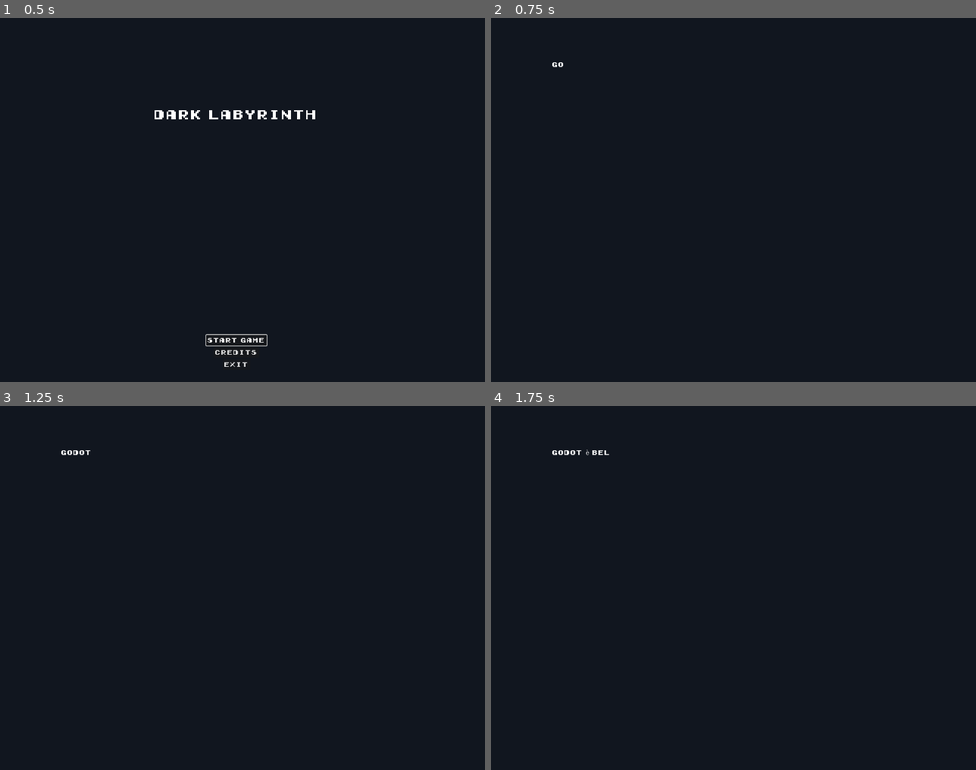
Above: before the commit, frames 1-4 (two rows, left to right).
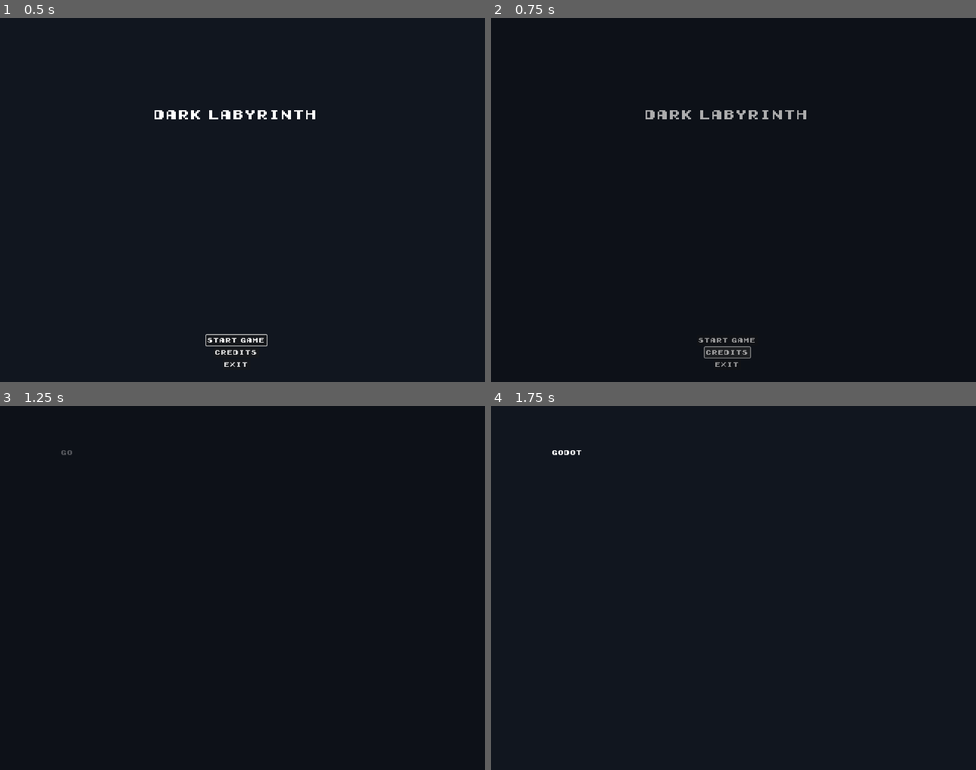
Above: after the commit, the same moments.

Repository: SimoneTomasella2002/DarkMaze
Game: Godot game, scene res://scenes/ui/menus/main_menu/main_menu.tscn
Two runs of this game, one before a commit and one after it. Both use one fixed random seed, a clock stepped at 60 frames per second and the inputs below.
Inputs:
- Up to frame 1 (0.5 s): no input
- Up to frame 2 (0.75 s): click "Credits" at 0.5 s
- Up to frame 3 (1.25 s): no input
- Up to frame 4 (1.75 s): no input

Frame 1 is identical in both runs. In frame 2, 0.7% of the frame differs, in the area x 12-65%, y 12-96%; in frame 3, less than 0.1%; in frame 4, less than 0.1%.

Commit message:
Added scene transition autoload

Diff:
--- a/project.godot
+++ b/project.godot
@@ -15,6 +15,10 @@
 config/features=PackedStringArray("4.3", "Forward Plus")
 config/icon="res://icon.svg"
 
+[autoload]
+
+FadeTransition="*res://scenes/transitions/fade_transition.tscn"
+
 [display]
 
 window/size/viewport_width=1280
@@ -22,28 +26,44 @@
 
 [input]
 
+ui_accept={
+"deadzone": 0.5,
+"events": [Object(InputEventKey,"resource_local_to_scene":false,"resource_name":"","device":0,"window_id":0,"alt_pressed":false,"shift_pressed":false,"ctrl_pressed":false,"meta_pressed":false,"pressed":false,"keycode":4194309,"physical_keycode":0,"key_label":0,"unicode":0,"location":0,"echo":false,"script":null)
+, Object(InputEventKey,"resource_local_to_scene":false,"resource_name":"","device":0,"window_id":0,"alt_pressed":false,"shift_pressed":false,"ctrl_pressed":false,"meta_pressed":false,"pressed":false,"keycode":4194310,"physical_keycode":0,"key_label":0,"unicode":0,"location":0,"echo":false,"script":null)
+, Object(InputEventKey,"resource_local_to_scene":false,"resource_name":"","device":0,"window_id":0,"alt_pressed":false,"shift_pressed":false,"ctrl_pressed":false,"meta_pressed":false,"pressed":false,"keycode":32,"physical_keycode":0,"key_label":0,"unicode":32,"location":0,"echo":false,"script":null)
+, Object(InputEventJoypadButton,"resource_local_to_scene":false,"resource_name":"","device":-1,"button_index":0,"pressure":0.0,"pressed":true,"script":null)
+]
+}
 up={
 "deadzone": 0.5,
 "events": [Object(InputEventKey,"resource_local_to_scene":false,"resource_name":"","device":-1,"window_id":0,"alt_press …(195 unchanged characters)…
 , Object(InputEventKey,"resource_local_to_scene":false,"resource_name":"","device":-1,"window_id":0,"alt_pressed":false …(183 unchanged characters)…
+, Object(InputEventJoypadMotion,"resource_local_to_scene":false,"resource_name":"","device":-1,"axis":1,"axis_value":-1.0,"script":null)
+, Object(InputEventJoypadButton,"resource_local_to_scene":false,"resource_name":"","device":-1,"button_index":11,"pressure":0.0,"pressed":true,"script":null)
 ]
 }
 down={
 "deadzone": 0.5,
 "events": [Object(InputEventKey,"resource_local_to_scene":false,"resource_name":"","device":-1,"window_id":0,"alt_press …(195 unchanged characters)…
 , Object(InputEventKey,"resource_local_to_scene":false,"resource_name":"","device":-1,"window_id":0,"alt_pressed":false …(183 unchanged characters)…
+, Object(InputEventJoypadMotion,"resource_local_to_scene":false,"resource_name":"","device":-1,"axis":1,"axis_value":1.0,"script":null)
+, Object(InputEventJoypadButton,"resource_local_to_scene":false,"resource_name":"","device":-1,"button_index":12,"pressure":0.0,"pressed":true,"script":null)
 ]
 }
 left={
 "deadzone": 0.5,
 "events": [Object(InputEventKey,"resource_local_to_scene":false,"resource_name":"","device":-1,"window_id":0,"alt_press …(195 unchanged characters)…
 , Object(InputEventKey,"resource_local_to_scene":false,"resource_name":"","device":-1,"window_id":0,"alt_pressed":false …(182 unchanged characters)…
+, Object(InputEventJoypadMotion,"resource_local_to_scene":false,"resource_name":"","device":-1,"axis":0,"axis_value":-1.0,"script":null)
+, Object(InputEventJoypadButton,"resource_local_to_scene":false,"resource_name":"","device":-1,"button_index":13,"pressure":0.0,"pressed":true,"script":null)
 ]
 }
 right={
 "deadzone": 0.5,
 "events": [Object(InputEventKey,"resource_local_to_scene":false,"resource_name":"","device":-1,"window_id":0,"alt_press …(195 unchanged characters)…
 , Object(InputEventKey,"resource_local_to_scene":false,"resource_name":"","device":-1,"window_id":0,"alt_pressed":false …(183 unchanged characters)…
+, Object(InputEventJoypadMotion,"resource_local_to_scene":false,"resource_name":"","device":-1,"axis":0,"axis_value":1.0,"script":null)
+, Object(InputEventJoypadButton,"resource_local_to_scene":false,"resource_name":"","device":-1,"button_index":14,"pressure":0.0,"pressed":true,"script":null)
 ]
 }
 menu={
--- /dev/null
+++ b/scenes/transitions/fade_transition.gd
@@ -0,0 +1,25 @@
+extends CanvasLayer
+
+@onready var color_rect = $ColorRect
+@onready var animation_player = $AnimationPlayer
+
+# Called when the node enters the scene tree for the first time.
+func _ready() -> void:
+	color_rect.visible = false
+
+# Called every frame. 'delta' is the elapsed time since the previous frame.
+func _process(delta: float) -> void:
+	pass
+
+
+func load_scene(next_scene:String) -> void:
+	animation_player.play("fade")
+	await animation_player.animation_finished
+	get_tree().change_scene_to_file(next_scene)
+	animation_player.play_backwards("fade")
+
+func reload_scene() -> void:
+	animation_player.play("fade")
+	await animation_player.animation_finished
+	get_tree().reload_current_scene()
+	animation_player.play_backwards("fade")
--- /dev/null
+++ b/scenes/transitions/fade_transition.tscn
@@ -0,0 +1,80 @@
+[gd_scene load_steps=5 format=3 uid="uid://lvpei1dcof6e"]
+
+[ext_resource type="Script" path="res://scenes/transitions/fade_transition.gd" id="1_wcavm"]
+
+[sub_resource type="Animation" id="Animation_ql15r"]
+length = 0.001
+tracks/0/type = "value"
+tracks/0/imported = false
+tracks/0/enabled = true
+tracks/0/path = NodePath("ColorRect:color")
+tracks/0/interp = 1
+tracks/0/loop_wrap = true
+tracks/0/keys = {
+"times": PackedFloat32Array(0),
+"transitions": PackedFloat32Array(1),
+"update": 0,
+"values": [Color(0, 0, 0, 1)]
+}
+tracks/1/type = "value"
+tracks/1/imported = false
+tracks/1/enabled = true
+tracks/1/path = NodePath("ColorRect:visible")
+tracks/1/interp = 1
+tracks/1/loop_wrap = true
+tracks/1/keys = {
+"times": PackedFloat32Array(0),
+"transitions": PackedFloat32Array(1),
+"update": 1,
+"values": [true]
+}
+
+[sub_resource type="Animation" id="Animation_f6mvm"]
+resource_name = "fade"
+length = 0.5
+tracks/0/type = "value"
+tracks/0/imported = false
+tracks/0/enabled = true
+tracks/0/path = NodePath("ColorRect:color")
+tracks/0/interp = 1
+tracks/0/loop_wrap = true
+tracks/0/keys = {
+"times": PackedFloat32Array(0, 0.5),
+"transitions": PackedFloat32Array(1, 1),
+"update": 0,
+"values": [Color(0, 0, 0, 0), Color(0.0666667, 0.0862745, 0.121569, 1)]
+}
+tracks/1/type = "value"
+tracks/1/imported = false
+tracks/1/enabled = true
+tracks/1/path = NodePath("ColorRect:visible")
+tracks/1/interp = 1
+tracks/1/loop_wrap = true
+tracks/1/keys = {
+"times": PackedFloat32Array(0, 0.0333333),
+"transitions": PackedFloat32Array(1, 1),
+"update": 1,
+"values": [true, true]
+}
+
+[sub_resource type="AnimationLibrary" id="AnimationLibrary_uwo8a"]
+_data = {
+"RESET": SubResource("Animation_ql15r"),
+"fade": SubResource("Animation_f6mvm")
+}
+
+[node name="FadeTransition" type="CanvasLayer"]
+script = ExtResource("1_wcavm")
+
+[node name="ColorRect" type="ColorRect" parent="."]
+anchors_preset = 15
+anchor_right = 1.0
+anchor_bottom = 1.0
+grow_horizontal = 2
+grow_vertical = 2
+color = Color(0, 0, 0, 1)
+
+[node name="AnimationPlayer" type="AnimationPlayer" parent="."]
+libraries = {
+"": SubResource("AnimationLibrary_uwo8a")
+}
--- a/scenes/ui/menus/credits/credits.gd
+++ b/scenes/ui/menus/credits/credits.gd
@@ -6,8 +6,7 @@
 
 func _input(event: InputEvent) -> void:
 	if Input.is_action_just_pressed("menu"):
-		get_tree().change_scene_to_file("res://scenes/ui/menus/main_menu/main_menu.tscn")
-
+		FadeTransition.load_scene("res://scenes/ui/menus/main_menu/main_menu.tscn")
 
 func scroll_text(input_text:String) -> void:
 	visible_characters = 0
--- a/scenes/ui/menus/main_menu/main_menu.gd
+++ b/scenes/ui/menus/main_menu/main_menu.gd
@@ -15,10 +15,10 @@
 
 func _on_start_game_button_pressed() -> void:
 	start_game.emit()
-	hide()
+	FadeTransition.load_scene("res://scenes/levels/level1.tscn")
 
 func _on_credits_button_pressed() -> void:
-	get_tree().change_scene_to_file("res://scenes/ui/menus/credits/credits.tscn")
+	FadeTransition.load_scene("res://scenes/ui/menus/credits/credits.tscn")
 
 func _on_exit_game_button_pressed() -> void:
 	get_tree().quit()
